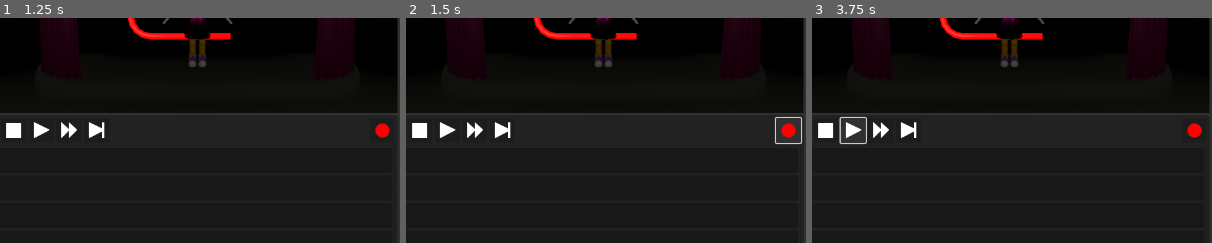
Above: before the commit, frames 1-3 (left to right).
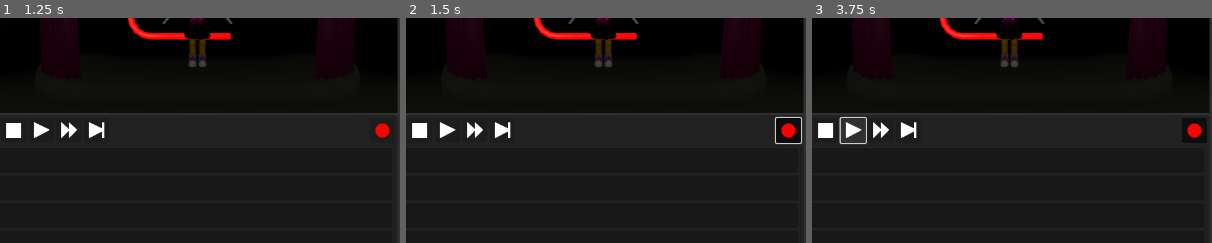
Above: after the commit, the same moments.

Repository: pizzaperp95/PneumaticPlaything
Game: Godot game, scene res://Scenes/GUI/EditorScreen.tscn
Same seed, same stepped clock (60 frames per second), same inputs: the game is played once before the commit and once after it.
Inputs (mouse positions are % of the whole screen's width and height, from its top left):
- Up to frame 1 (1.25 s): click (48, 61) at 0.5 s
- Up to frame 2 (1.5 s): click (98, 61) at 1.25 s
- Up to frame 3 (3.75 s): click "New Showtape" at 2 s; click "New Showtape" at 2.75 s; click (55, 61) at 3.5 s
The pictures show only the part of the screen within x 50-100%, y 36-86%; the shares and areas given below are measured in that part.

Frame 1 is identical in both runs. In frame 2, 0.5% of the frame differs, in the area x 92-99%, y 44-56%; in frame 3, less than 0.1%.

Commit message:
change how recording works

Diff:
--- a/Scenes/GUI/EditorScreen.tscn
+++ b/Scenes/GUI/EditorScreen.tscn
@@ -314,6 +314,7 @@
 grow_vertical = 2
 tooltip_text = "Start recording"
 disabled = true
+toggle_mode = true
 icon = ExtResource("10_wy7jo")
 
 [node name="TimelinePanel" type="Panel" parent="SequencerPanel"]
@@ -516,7 +517,7 @@
 [connection signal="pressed" from="SequencerPanel/TransportControls/Centered/PlayButton" to="." method="_on_play_button_pressed"]
 [connection signal="pressed" from="SequencerPanel/TransportControls/Centered/FastForwardButton" to="." method="_on_fast_forward_button_pressed"]
 [connection signal="pressed" from="SequencerPanel/TransportControls/Centered/StepForwardButton" to="." method="_on_step_forward_button_pressed"]
-[connection signal="pressed" from="SequencerPanel/TransportControls/RecordButton" to="." method="_on_record_button_pressed"]
+[connection signal="toggled" from="SequencerPanel/TransportControls/RecordButton" to="." method="_on_record_button_toggled"]
 [connection signal="value_changed" from="SequencerPanel/TimelinePanel/VScrollBar" to="." method="_on_v_scroll_bar_value_changed"]
 [connection signal="pressed" from="ControlsScreen/InputEater" to="." method="_on_controls_input_eater_pressed"]
 [connection signal="pressed" from="CreditsScreen/InputEater" to="." method="_on_credits_input_eater_pressed"]
--- a/Scripts/EditorScreen.gd
+++ b/Scripts/EditorScreen.gd
@@ -85,13 +85,9 @@
 func _on_play_button_pressed() -> void:
 	playback_rate = 1
 	playing = true
-	recording = false
-	end_recording.emit()
 
 func _on_pause_button_pressed() -> void:
 	playing = false
-	recording = false
-	end_recording.emit()
 
 func _on_play_backwards_button_pressed() -> void:
 	playback_rate = -1
@@ -128,11 +124,10 @@
 	index += 1
 	update_time_label()
 
-func _on_record_button_pressed() -> void:
-	playback_rate = 1
-	playing = false
-	recording = true
-	start_recording.emit()
+func _on_record_button_toggled(toggled_on: bool) -> void:
+	recording = toggled_on
+	if (toggled_on): start_recording.emit()
+	else: end_recording.emit()
 
 func _on_stop_button_pressed() -> void:
 	playing = false
